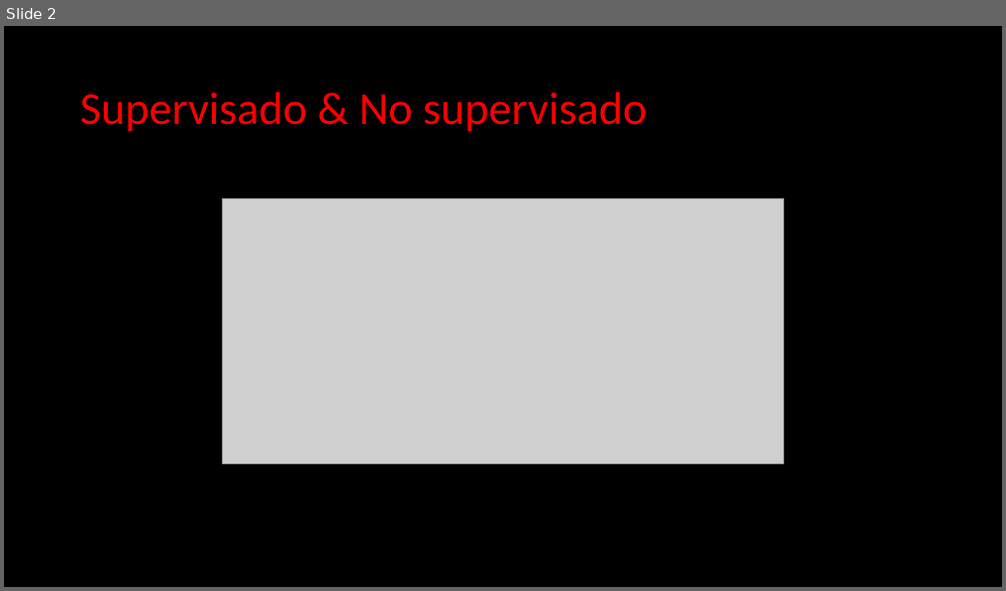
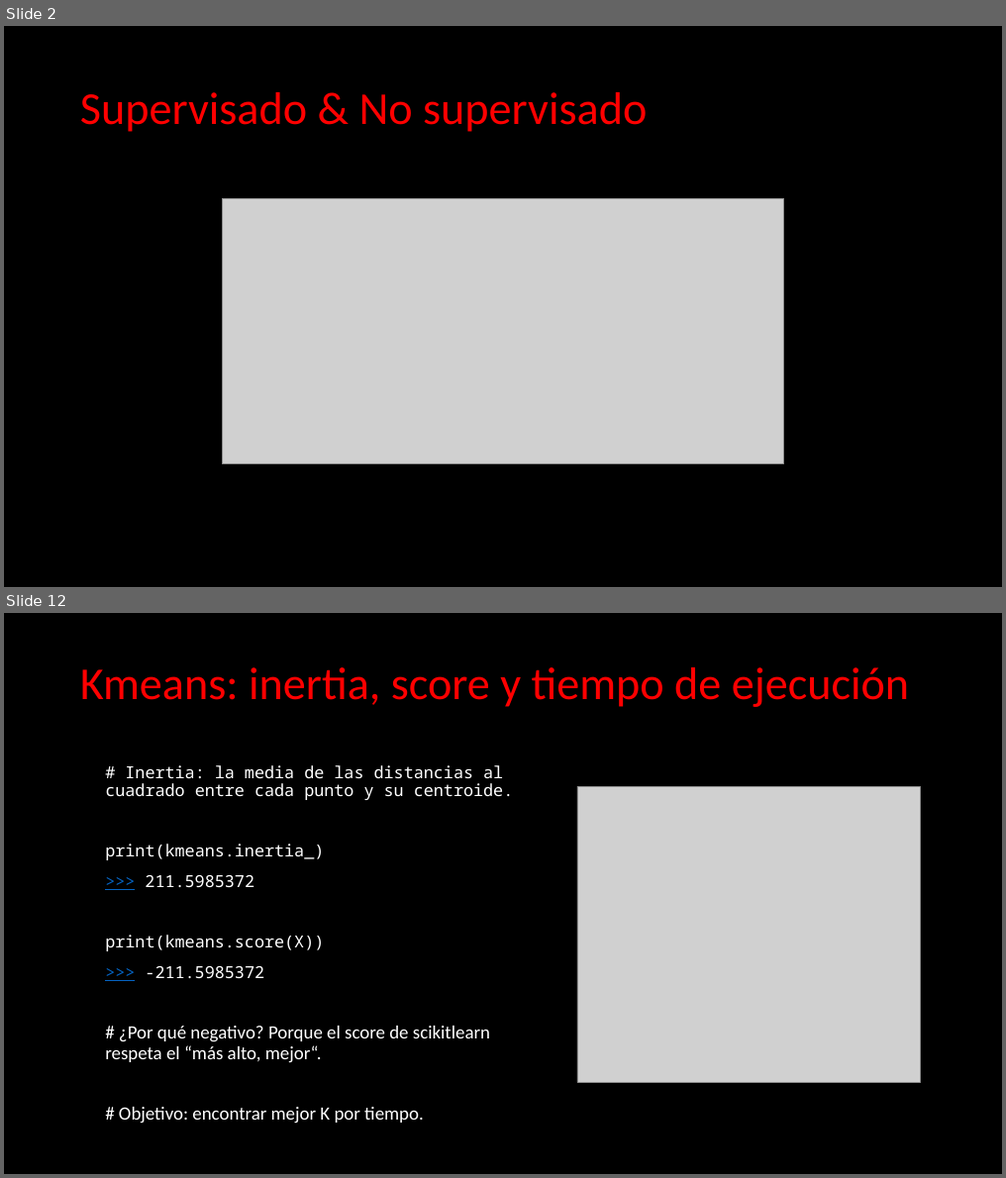
Before and after one commit to Clapiniella/data_science_jun_2020, a slide deck: week10/day4/theory/Machine Learning - Unsupervised Learning.pptx. Shown one above the other, each under a label of ours: slide 2 before the commit, slides 2 and 12 after it; the slides between them are not shown. The pictures are 1006x591 and 1006x1178 pixels, drawn with LibreOffice and Linux fonts; fonts in the diff are those of the drawing; grey boxes stand for pictures. Boxes give left, top, right and bottom in pixels: in the first picture for what was removed or moved away, otherwise in the second. Text is boxed around its words. In the diff, an @@ line names an element or a change of style, - is before the commit and + after.

```diff
--- a/week10/day4/theory/Machine Learning - Unsupervised Learning.pptx
+++ b/week10/day4/theory/Machine Learning - Unsupervised Learning.pptx
@@ slide 12 added at (4, 613, 1002, 1174), background #000000 @@
@@ title added at (80, 667, 909, 707), 44 pt, text #FF0000 @@
+Kmeans: inertia, score y tiempo de ejecución
@@ text added at (105, 765, 513, 1124), 16 pt, text #FFFFFF @@
+# Inertia: la media de las distancias al cuadrado entre cada punto y su centroide.
+print(kmeans.inertia_)
+>>> 211.5985372
+print(kmeans.score(X))
+>>> -211.5985372
+# ¿Por qué negativo? Porque el score de scikitlearn respeta el “más alto, mejor“.
+# Objetivo: encontrar mejor K por tiempo.
@@ picture added at (577, 786, 921, 1083) @@
```
Also in this commit, not shown: 9 other slides added, 10 slides removed, 2 other files.
